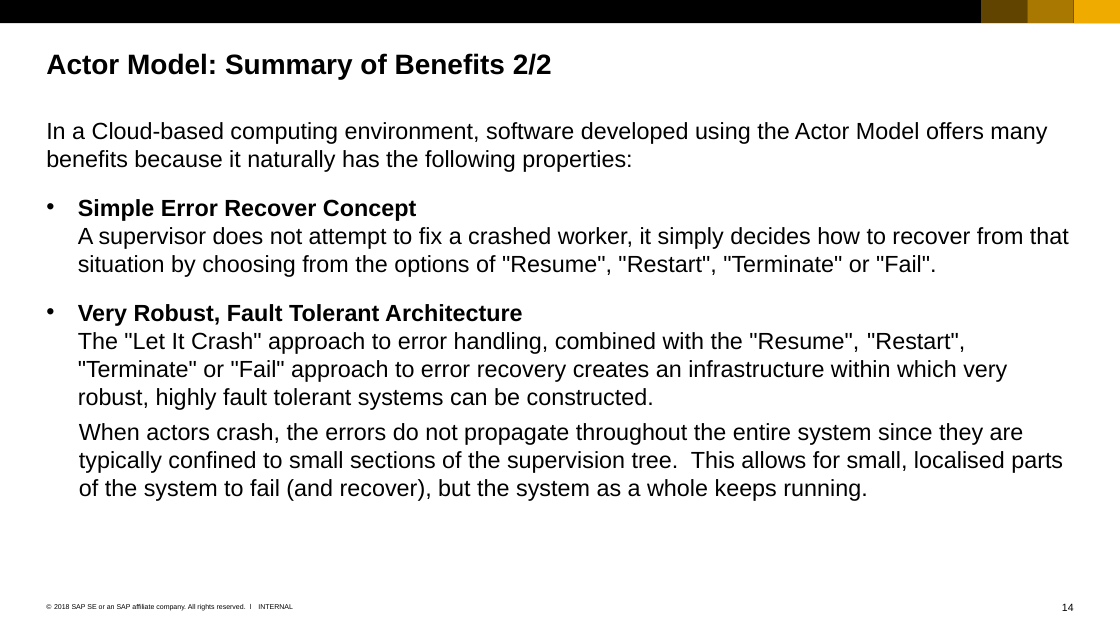
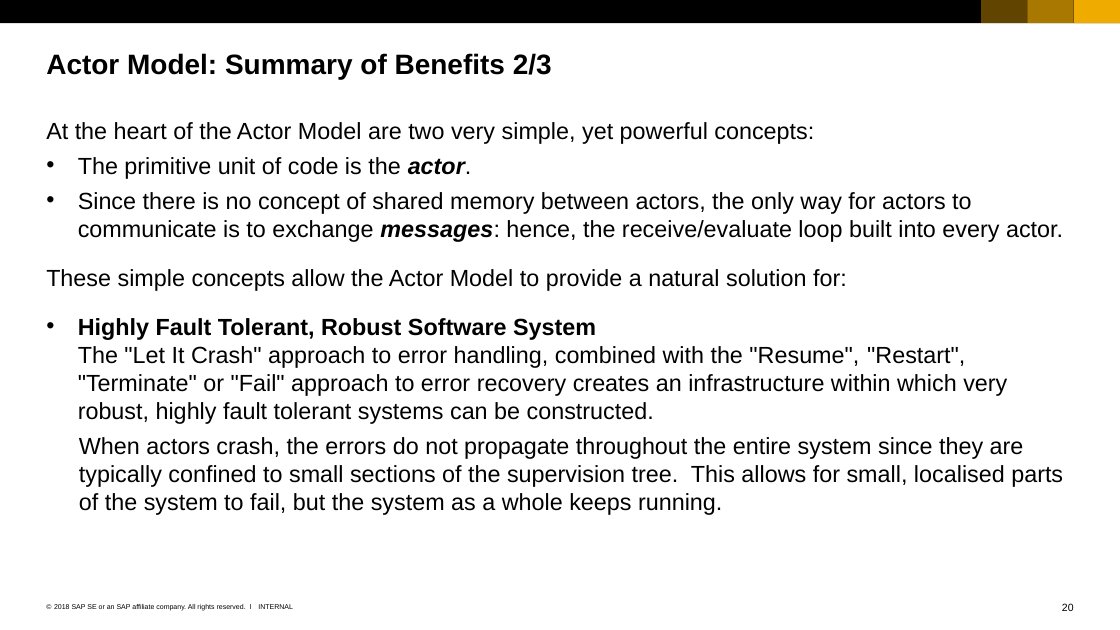
Before and after one commit to ChrisWhealy/WeatherDemo, a slide deck: slide 20 of documentation/Using the Actor Model.ppsx (slide 14 before the commit). Drawn at 1120x630 pixels with LibreOffice and Linux fonts; fonts in the diff are those of the drawing. Boxes give left, top, right and bottom in pixels: in the first picture for what was removed or moved away, otherwise in the second. Text is boxed around its words. In the diff, an @@ line names an element or a change of style, - is before the commit and + after.

```diff
--- a/documentation/Using the Actor Model.ppsx
+++ b/documentation/Using the Actor Model.ppsx
@@ title at (46, 53, 552, 79): text changed @@
-Actor Model: Summary of Benefits 2/2
+Actor Model: Summary of Benefits 2/3
@@ text at (46, 122, 1063, 515): text changed @@
-In a Cloud-based computing environment, software developed using the Actor Model offers many benefits because it naturally has the following properties:
-• Simple Error Recover Concept
-  A supervisor does not attempt to fix a crashed worker, it simply decides how to recover from that situation by choosing from the options of "Resume", "Restart", "Terminate" or "Fail".
-• Very Robust, Fault Tolerant Architecture
-  The "Let It Crash" approach to error handling, combined with the "Resume", "Restart", "Terminate" or "Fail" approach to error recovery creates an infrastructure within which very robust, highly fault tolerant systems can be constructed.
-When actors crash, the errors do not propagate throughout the entire system since they are typically confined to small sections of the supervision tree. This allows for small, localised parts of the system to fail (and recover), but the system as a whole keeps running.
+At the heart of the Actor Model are two very simple, yet powerful concepts:
+• The primitive unit of code is the actor.
+• Since there is no concept of shared memory between actors, the only way for actors to communicate is to exchange messages: hence, the receive/evaluate loop built into every actor.
+These simple concepts allow the Actor Model to provide a natural solution for:
+• Highly Fault Tolerant, Robust Software System
+  The "Let It Crash" approach to error handling, combined with the "Resume", "Restart", "Terminate" or "Fail" approach to error recovery creates an infrastructure within which very robust, highly fault tolerant systems can be constructed.
+When actors crash, the errors do not propagate throughout the entire system since they are typically confined to small sections of the supervision tree. This allows for small, localised parts of the system to fail, but the system as a whole keeps running.
@@ page number at (1062, 603, 1074, 611): text changed @@
-14
+20
```
Also in this commit, not shown: 11 other slides changed, 8 slides removed, 3 other files.
